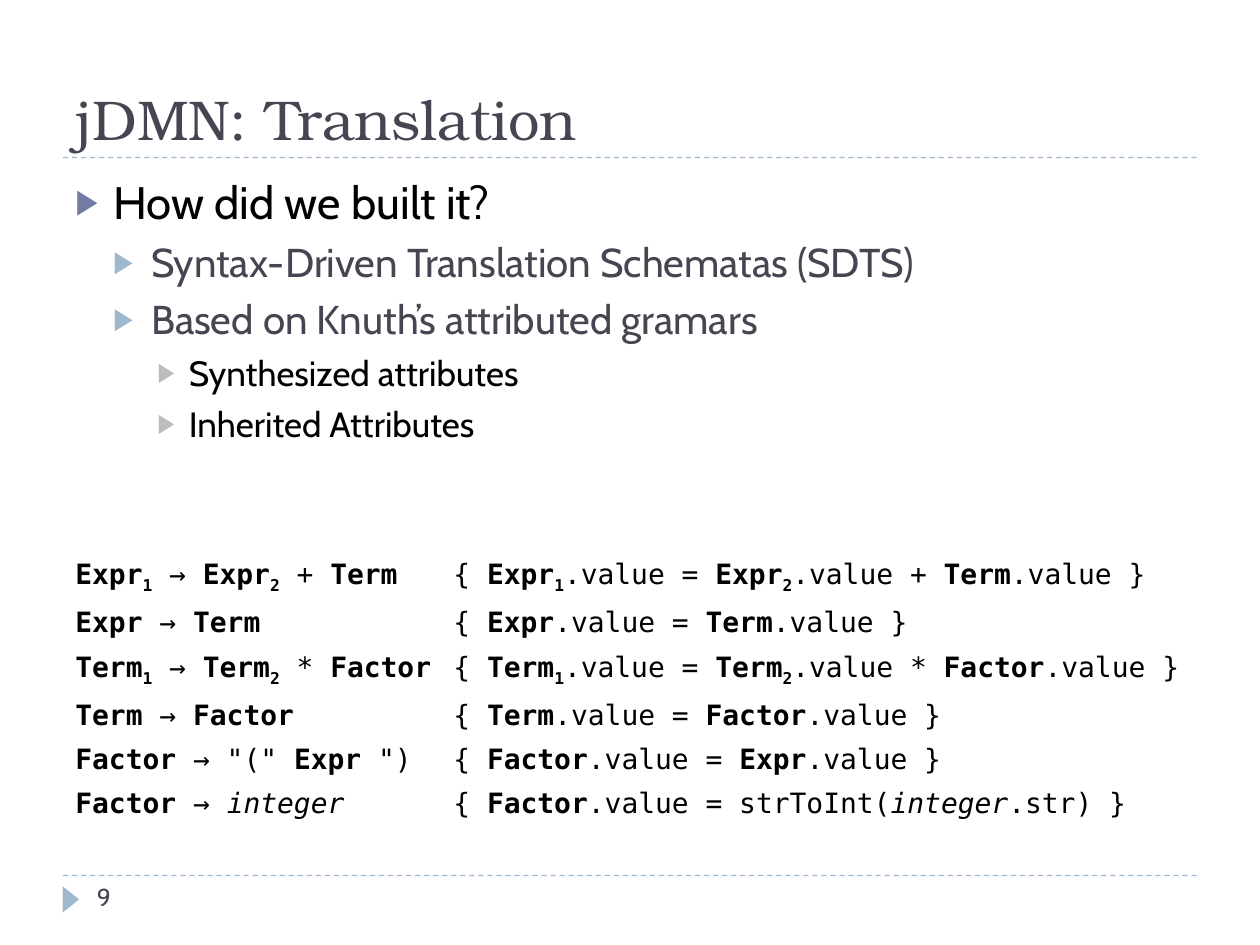
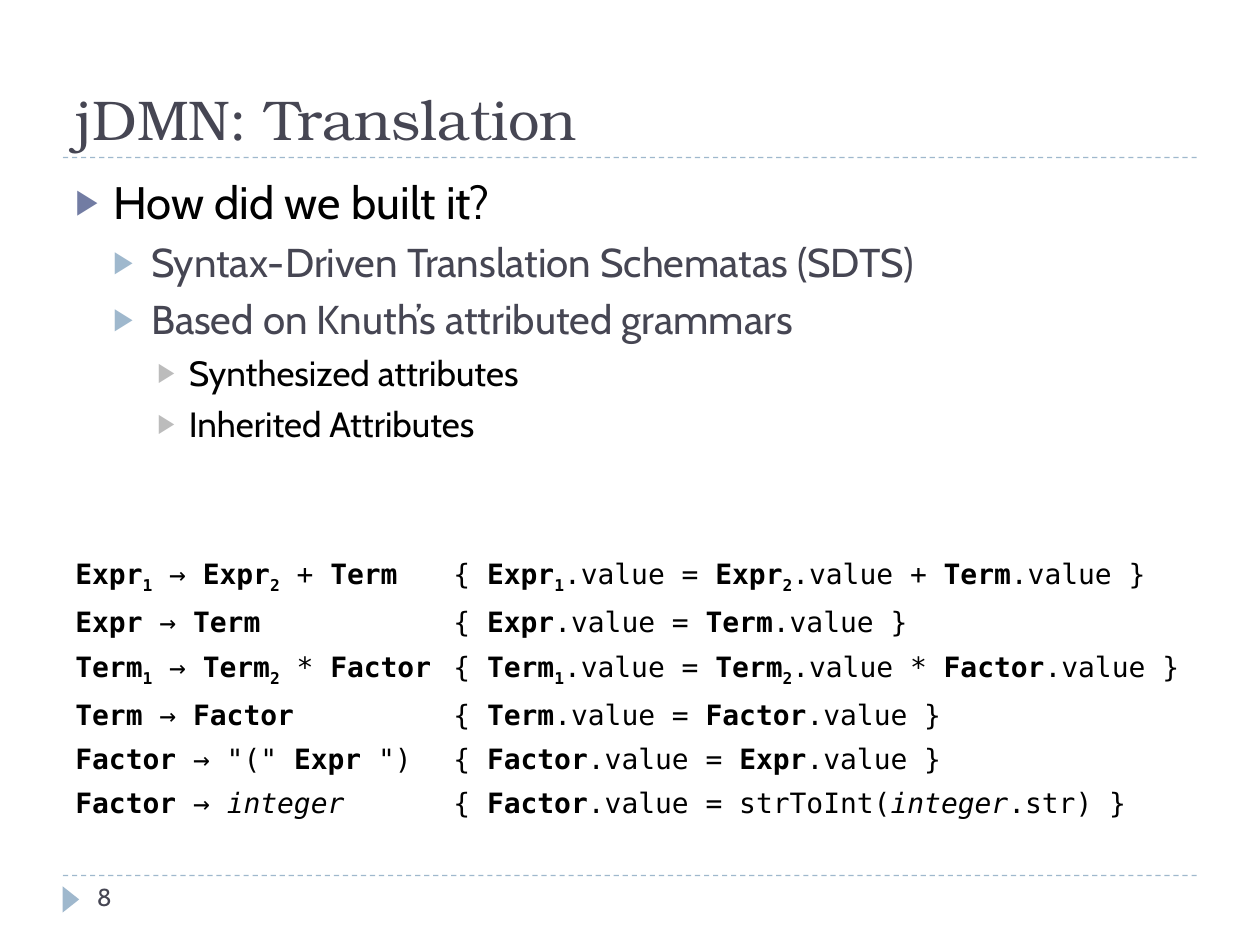
Before and after one commit to goldmansachs/jdmn, a slide deck: slide 8 of docs/jDMN - DecisionCamp 2024.pptx (slide 9 before the commit). Drawn at 1260x945 pixels with LibreOffice and Linux fonts; fonts in the diff are those of the drawing. Boxes give left, top, right and bottom in pixels: in the first picture for what was removed or moved away, otherwise in the second. Text is boxed around its words. In the diff, an @@ line names an element or a change of style, - is before the commit and + after.

```diff
--- a/docs/jDMN - DecisionCamp 2024.pptx
+++ b/docs/jDMN - DecisionCamp 2024.pptx
@@ text at (151, 304, 794, 344): text changed @@
-  ▶ Based on Knuth’s attributed gramars
+  ▶ Based on Knuth’s attributed grammars
@@ page number at (97, 888, 112, 907): text changed @@
-9
+8
```
Also in this commit, not shown: 2 other slides changed, 1 slide removed.
